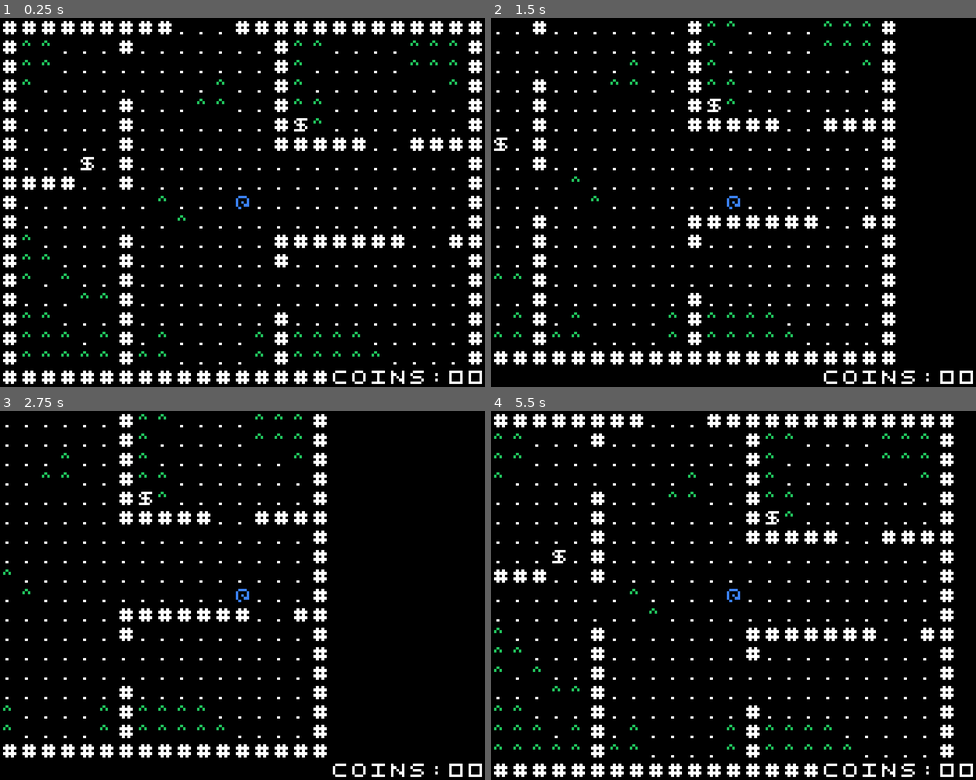
Above: before the commit, frames 1-4 (two rows, left to right).
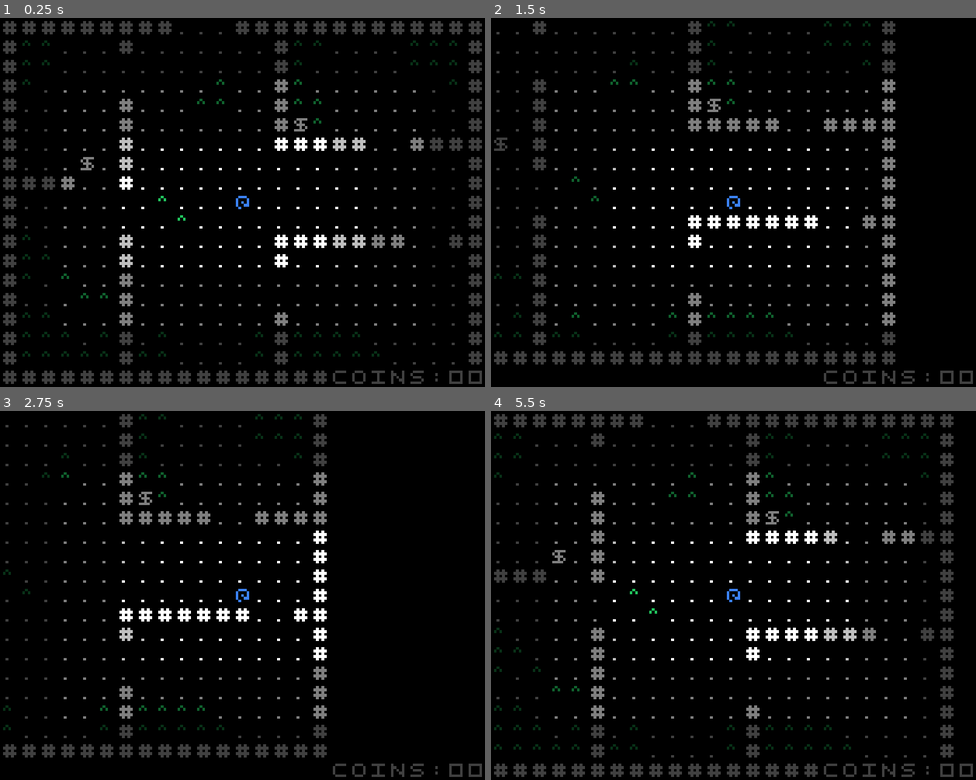
Above: after the commit, the same moments.

Repository: teachermanjeff/roguelike
Game: Godot game, scene res://scenes/main/main.tscn
Same seed, same stepped clock (60 frames per second), same inputs: the game is played once before the commit and once after it.
Inputs:
- Up to frame 1 (0.25 s): no input
- Up to frame 2 (1.5 s): tap Enter at 0.5 s; hold Right (ui_right) 0.53-1.28 s; hold Down (ui_down) from 1.28 s (still down)
- Up to frame 3 (2.75 s): tap Space at 2 s; release Down (ui_down) at 2.03 s; hold Right (ui_right) from 2.03 s (still down)
- Up to frame 4 (5.5 s): release Right (ui_right) at 2.78 s; hold Up (ui_up) 2.78-3.53 s; hold Left (ui_left) 3.53-5.03 s; hold Down (ui_down) from 5.03 s (still down)

The runs differ from the first frame. In frame 1, 9.5% of the frame differs, in the area x 0-100%, y 0-100%; in frame 2, 6.5%; in frame 3, 4.5%; in frame 4, 8.2%.

Commit message:
Vingette

Diff:
--- a/player/player.tscn
+++ b/player/player.tscn
@@ -1,8 +1,9 @@
-[gd_scene load_steps=11 format=3 uid="uid://bguwvf3liqqtk"]
+[gd_scene load_steps=12 format=3 uid="uid://bguwvf3liqqtk"]
 
 [ext_resource type="Texture2D" uid="uid://dvjdndy0ek10" path="res://sprites/at_symbol.png" id="1_kx455"]
 [ext_resource type="Script" path="res://player/player.gd" id="1_uwb68"]
 [ext_resource type="Shader" path="res://tint.gdshader" id="2_h465g"]
+[ext_resource type="Texture2D" uid="uid://pve2ju8x0pug" path="res://sprites/vingette.png" id="4_cpoli"]
 [ext_resource type="PackedScene" uid="uid://cyw4i0ydj2pxt" path="res://ui/stats.tscn" id="4_shlpt"]
 
 [sub_resource type="RectangleShape2D" id="RectangleShape2D_yq3it"]
@@ -52,3 +53,8 @@
 [node name="Stats" parent="Camera2D" instance=ExtResource("4_shlpt")]
 position = Vector2(-80, -60.8)
 scale = Vector2(0.2, 0.2)
+
+[node name="Vingette" type="Sprite2D" parent="Camera2D"]
+position = Vector2(3.8147e-06, -9.53674e-06)
+scale = Vector2(6.4, 6.4)
+texture = ExtResource("4_cpoli")
--- a/scenes/main/main.tscn
+++ b/scenes/main/main.tscn
@@ -24,6 +24,3 @@
 
 [node name="Player" parent="." instance=ExtResource("2_qh1r5")]
 position = Vector2(-16, 16)
-
-[connection signal="body_entered" from="TileMapEntities/Coin" to="TileMapEntities/Coin" method="_on_body_entered"]
-[connection signal="body_entered" from="TileMapEntities/@Area2D@57866" to="TileMapEntities/@Area2D@57866" method="_on_body_entered"]
Binary file added: sprites/vingette.png
Not shown, added: sprites/vingette.png.import
